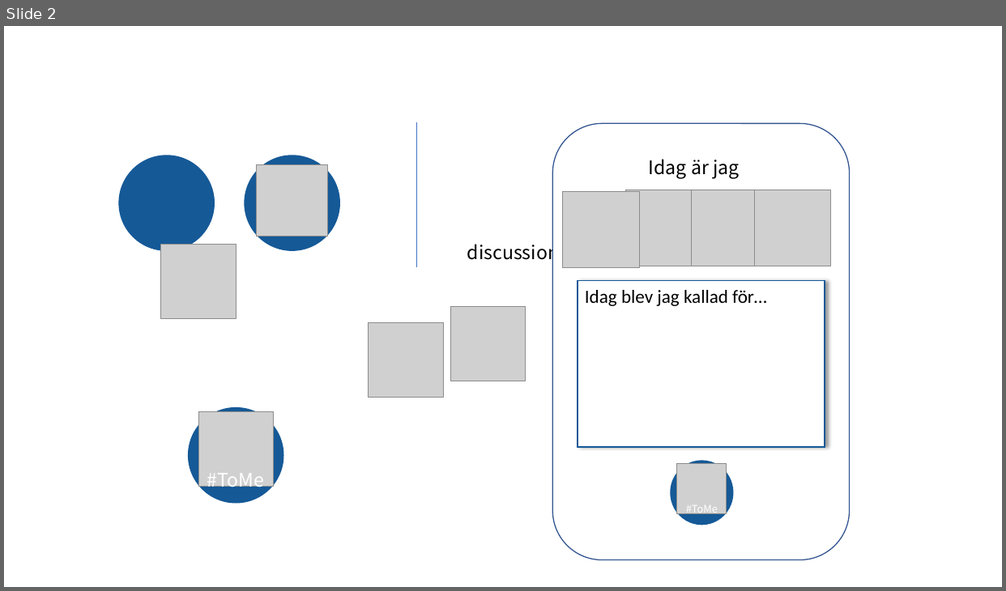
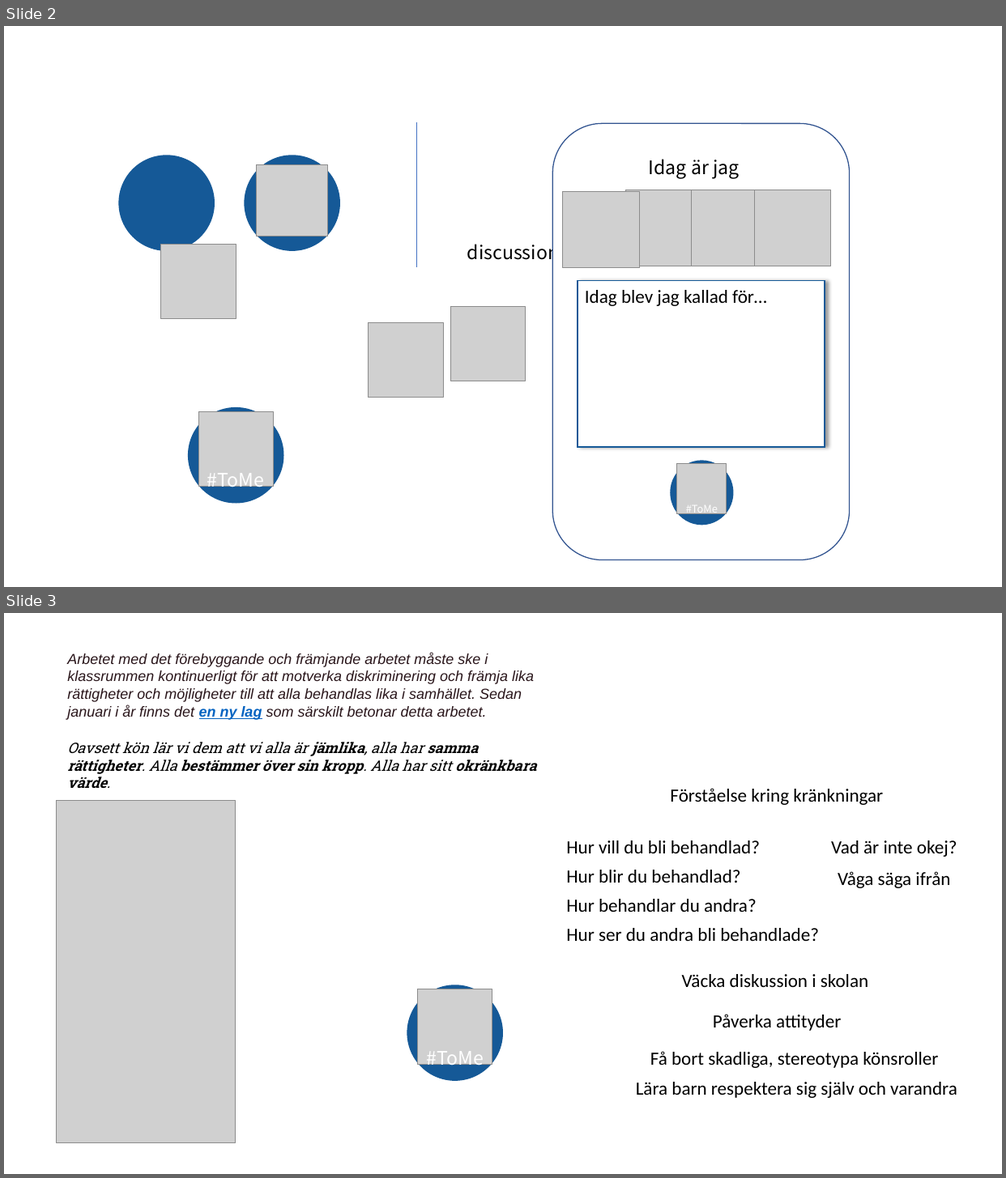
Before and after one commit to perakerberg/to-me, a slide deck: to-me-images.pptx. Shown one above the other, each under a label of ours: slide 2 before the commit, slides 2 and 3 after it. The pictures are 1006x591 and 1006x1178 pixels, drawn with LibreOffice and Linux fonts; fonts in the diff are those of the drawing; grey boxes stand for pictures. Boxes give left, top, right and bottom in pixels: in the first picture for what was removed or moved away, otherwise in the second. Text is boxed around its words. In the diff, an @@ line names an element or a change of style, - is before the commit and + after.

Commit message:
Länkar till relaterat material

```diff
--- a/to-me-images.pptx
+++ b/to-me-images.pptx
@@ slide 3 added at (x1=4, y1=613, x2=1002, y2=1174), background #FFFFFF @@
@@ text added at (x1=67, y1=653, x2=534, y2=720), 14 pt, text #29151A, italic @@
+Arbetet med det förebyggande och främjande arbetet måste ske i klassrummen kontinuerligt för att motverka diskriminering och främja lika rättigheter och möjligheter till att alla behandlas lika i samhället. Sedan januari i år finns det en ny lag som särskilt betonar detta arbetet.
@@ text added at (x1=67, y1=742, x2=536, y2=788), 14 pt, text #000000, bold, italic @@
+Oavsett kön lär vi dem att vi alla är jämlika, alla har samma rättigheter. Alla bestämmer över sin kropp. Alla har sitt okränkbara värde.
@@ picture added at (x1=57, y1=800, x2=236, y2=1143) @@
@@ text added at (x1=670, y1=788, x2=883, y2=805), 18 pt, text #000000 @@
+Förståelse kring kränkningar
@@ text added at (x1=566, y1=841, x2=760, y2=854), 18 pt, text #000000 @@
+Hur vill du bli behandlad?
@@ text added at (x1=831, y1=841, x2=957, y2=857), 18 pt, text #000000 @@
+Vad är inte okej?
@@ text added at (x1=566, y1=870, x2=740, y2=883), 18 pt, text #000000 @@
+Hur blir du behandlad?
@@ text added at (x1=837, y1=871, x2=950, y2=888), 18 pt, text #000000 @@
+Våga säga ifrån
@@ text added at (x1=566, y1=899, x2=756, y2=912), 18 pt, text #000000 @@
+Hur behandlar du andra?
@@ text added at (x1=566, y1=928, x2=819, y2=941), 18 pt, text #000000 @@
+Hur ser du andra bli behandlade?
@@ text added at (x1=682, y1=974, x2=868, y2=987), 18 pt, text #000000 @@
+Väcka diskussion i skolan
@@ ellipse added at (x1=407, y1=985, x2=503, y2=1081), fill #155997 @@
@@ picture added at (x1=417, y1=990, x2=492, y2=1064) @@
@@ text added at (x1=713, y1=1014, x2=841, y2=1031), 18 pt, text #000000 @@
+Påverka attityder
@@ text added at (x1=426, y1=1051, x2=483, y2=1069), 18 pt, text #FFFFFF @@
+#ToMe
@@ text added at (x1=650, y1=1051, x2=938, y2=1068), 18 pt, text #000000 @@
+Få bort skadliga, stereotypa könsroller
@@ text added at (x1=636, y1=1082, x2=957, y2=1098), 18 pt, text #000000 @@
+Lära barn respektera sig själv och varandra
```
Also in this commit, not shown: 1 other file.
